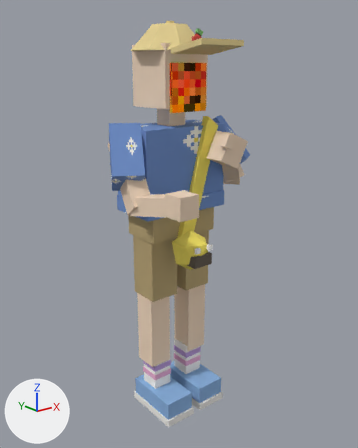
One commit to the glTF model assets/wrenasmir.glb: the scene before it, then after it.
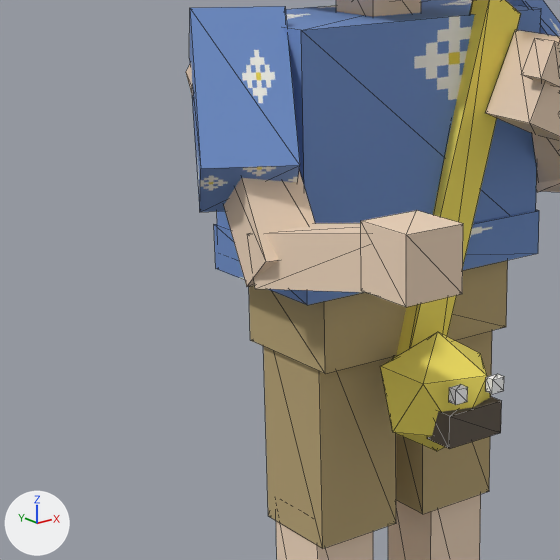
Old and new are each drawn whole from a 50 mm lens placed at (-1.395, -1.8, 1.661), pointed at (-0.029, -0.092, 0.978) and again close up on the part from 13% to 65% of the width and 27% to 68% of the height. Arrows for +X, +Y and +Z are at lower left; the lights stay in place. The first two pictures are the older version. The close-ups show mesh edges as thin lines. Where no turn or scale is listed for an object, it has been applied to the vertices. Vertices at exactly the same position are counted once.

In view in the first close-up: 'Forearm.R', 'Hand.R', 'Hips', 'OtamaBall', 'OtamaNeck', 'Shin.L', 'ShirtHem', 'ShortLeg.L', 'ShortLeg.R', 'Sleeve.R', 'Torso', 'UpperArm.R' and 10 more.
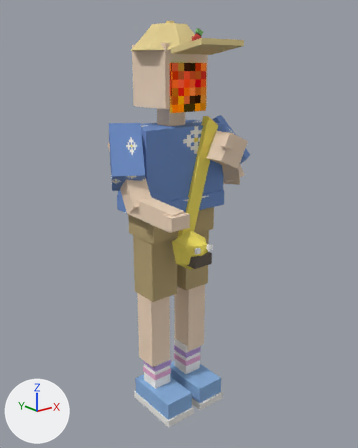
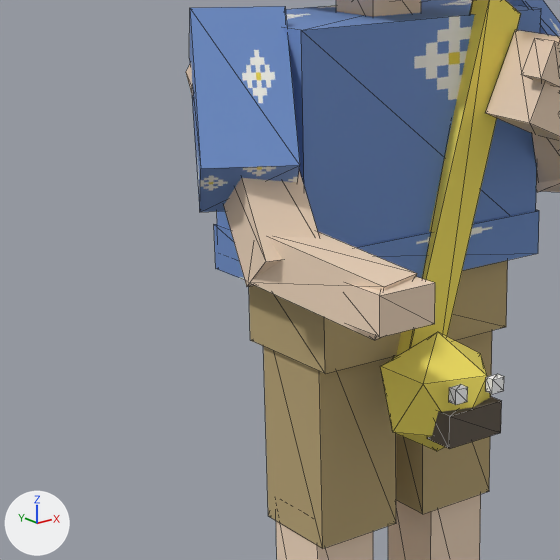
Commit message: Right hand hovers over laptop keyboard instead of clipping the lid

Where the newer file only moved an object's origin or applied its transform, the numbers keep the older frame.

Changed parts and their boxes [x1, y1, x2, y2] in the close-ups (560 x 560 px):
'Hand.R', moved, rescaled
    before: [361, 210, 463, 307]
    after: [347, 277, 435, 337]
'Forearm.R', reshaped
    before: [247, 223, 364, 292]
    after: [248, 232, 417, 340]

Patch to the scene script:
```diff
--- a/assets/wrenasmir.glb.py
+++ b/assets/wrenasmir.glb.py
@@ me_cube_023 @@
 # used by ob_forearm_r; location = (0.0, 0.0, 0.0)
-me_cube_023.from_pydata(...)  # 8 vertices, 12 faces; spans x -0.341..-0.219, y -0.431..-0.139, z 1.09..1.21
-me_cube_023.vertices[0].co = (-0.339, -0.164, 1.09)  # pixel (255, 288)
-me_cube_023.vertices[1].co = (-0.293, -0.431, 1.136)
-me_cube_023.vertices[2].co = (-0.341, -0.152, 1.164)  # pixel (247, 233)
-me_cube_023.vertices[3].co = (-0.295, -0.418, 1.21)
-me_cube_023.vertices[4].co = (-0.265, -0.152, 1.09)
-me_cube_023.vertices[5].co = (-0.219, -0.418, 1.136)
-me_cube_023.vertices[6].co = (-0.267, -0.139, 1.164)
-me_cube_023.vertices[7].co = (-0.221, -0.406, 1.21)
+me_cube_023.from_pydata(...)  # 8 vertices, 12 faces; spans x -0.344..-0.206, y -0.367..-0.133, z 1.054..1.171
+# me_cube_023 part 1
+me_cube_023.vertices[0].co = (-0.344, -0.155, 1.097)  # pixel (248, 282)
+me_cube_023.vertices[1].co = (-0.282, -0.353, 1.054)  # pixel (374, 340)
+me_cube_023.vertices[2].co = (-0.339, -0.17, 1.171)
+me_cube_023.vertices[3].co = (-0.278, -0.367, 1.128)  # pixel (384, 286)
+me_cube_023.vertices[4].co = (-0.272, -0.133, 1.097)
+me_cube_023.vertices[5].co = (-0.211, -0.33, 1.054)
+me_cube_023.vertices[6].co = (-0.268, -0.147, 1.171)
+me_cube_023.vertices[7].co = (-0.206, -0.345, 1.128)  # pixel (417, 273)
 me_cube_023.materials.append(mat_oakskin)
@@ me_cube_024 @@
 # used by ob_hand_r; location = (0.0, 0.0, 0.0)
-me_cube_024.from_pydata(...)  # 8 vertices, 12 faces; spans x -0.305..-0.215, y -0.445..-0.355, z 1.125..1.215
+me_cube_024.from_pydata(...)  # 8 vertices, 12 faces; spans x -0.295..-0.205, y -0.38..-0.28, z 1.0675..1.1225
+# me_cube_024 part 2: the whole mesh is scaled about its middle by (1, 1.11, 0.611), then moved by (0.01, 0.07, -0.075)
 me_cube_024.materials.append(mat_oakskin)
```
